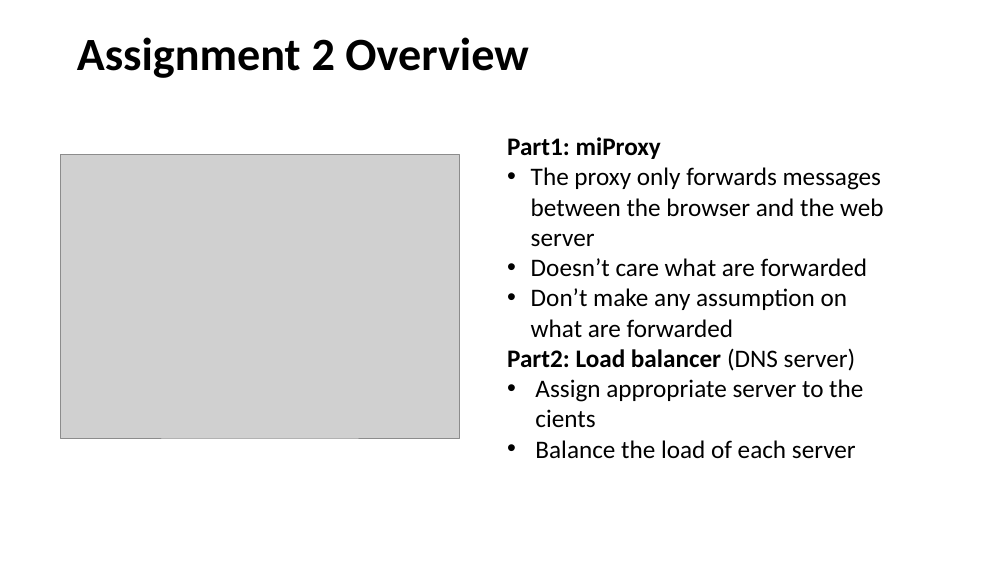
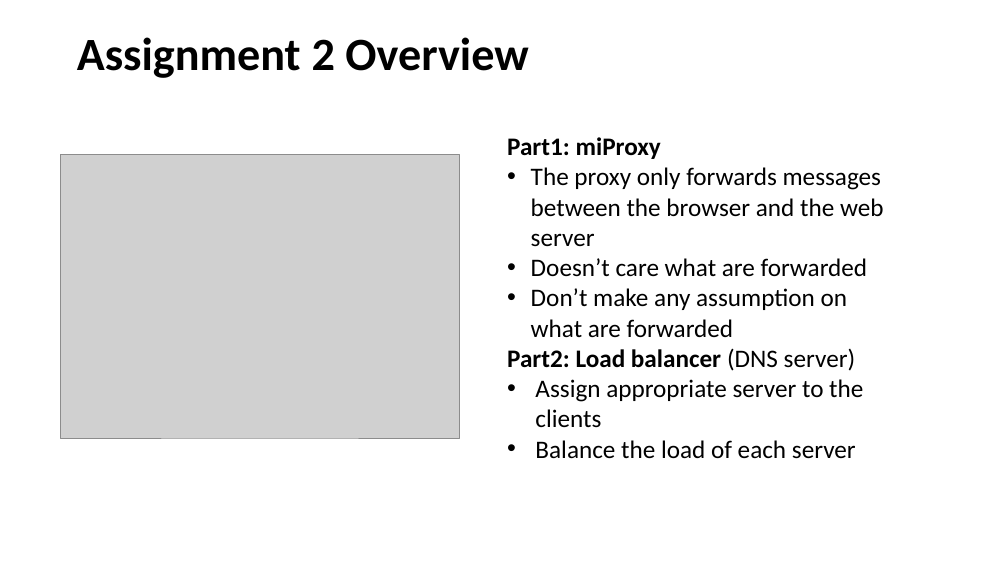
Before and after one commit to henryhxu/CSCI4430-ESTR4120, a slide deck: slide 3 of tutorial/T06/tut06.pptx. Drawn at 1008x567 pixels with LibreOffice and Linux fonts; fonts in the diff are those of the drawing; grey boxes stand for pictures. Boxes give left, top, right and bottom in pixels: in the first picture for what was removed or moved away, otherwise in the second. Text is boxed around its words. In the diff, an @@ line names an element or a change of style, - is before the commit and + after.

Commit message:
YYT: update tut06

```diff
--- a/tutorial/T06/tut06.pptx
+++ b/tutorial/T06/tut06.pptx
@@ text at bbox=[535, 379, 863, 428]: text changed @@
-• Assign appropriate server to the cients
+• Assign appropriate server to the clients
```
Also in this commit, not shown: 4 slides added.
